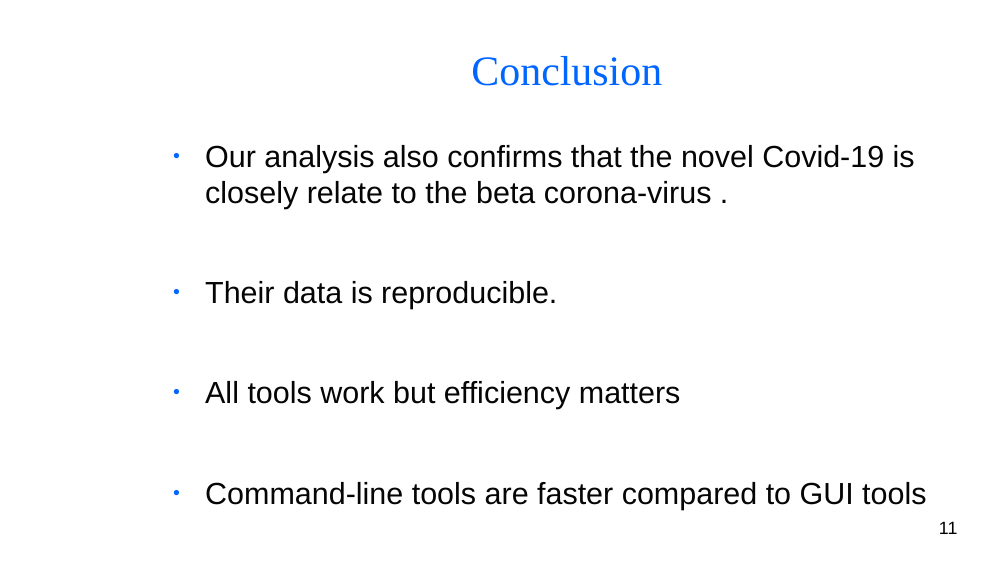
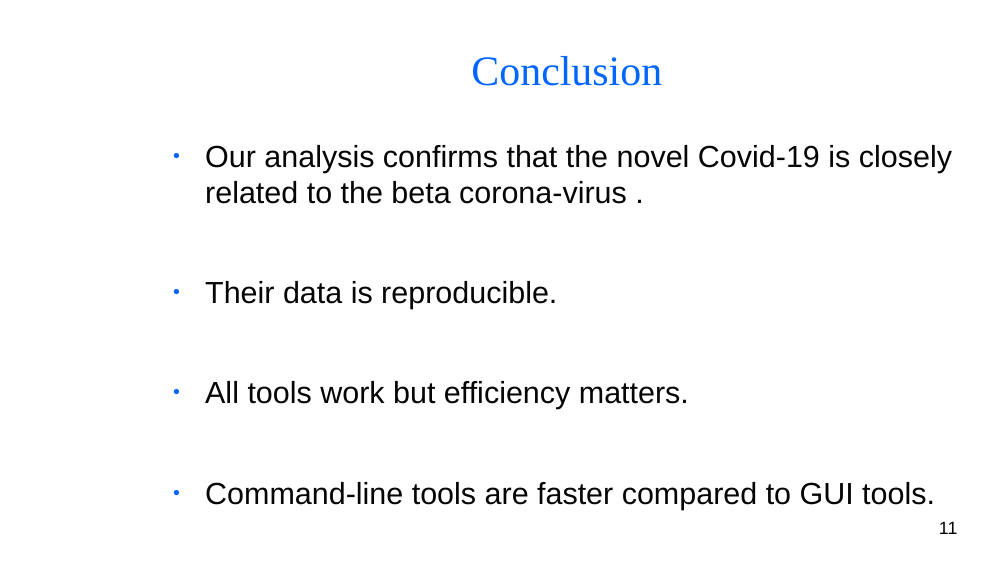
Before and after one commit to BryanAbuchery/Group_Project, a slide deck: slide 11 of Group_presentation.odp. Drawn at 1008x567 pixels with LibreOffice and Linux fonts; fonts in the diff are those of the drawing; background and template pictures are left out. Boxes give left, top, right and bottom in pixels: in the first picture for what was removed or moved away, otherwise in the second. Text is boxed around its words. In the diff, an @@ line names an element or a change of style, - is before the commit and + after.

```diff
--- a/Group_presentation.odp
+++ b/Group_presentation.odp
@@ text at <box>205,145,952,204</box>: text changed @@
-● Our analysis also confirms that the novel Covid-19 is closely relate to the beta corona-virus .
+● Our analysis confirms that the novel Covid-19 is closely related to the beta corona-virus .
@@ text at <box>205,381,935,509</box>: text changed @@
-● All tools work but efficiency matters
-● Command-line tools are faster compared to GUI tools
+● All tools work but efficiency matters.
+● Command-line tools are faster compared to GUI tools.
```
Also in this commit, not shown: 1 other slide changed, 1 other file.
